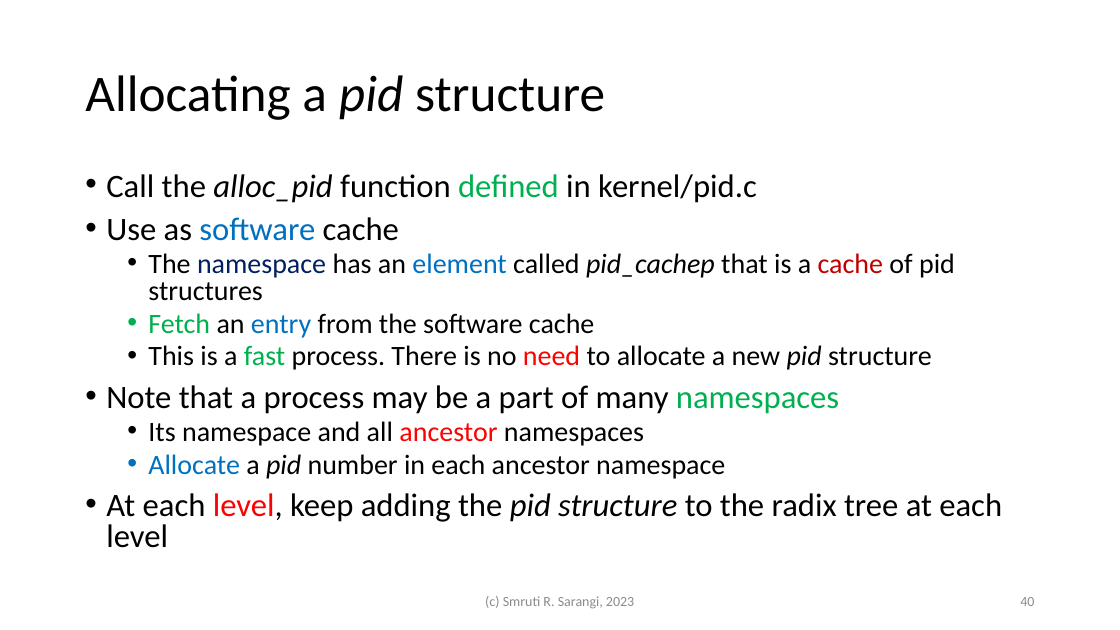
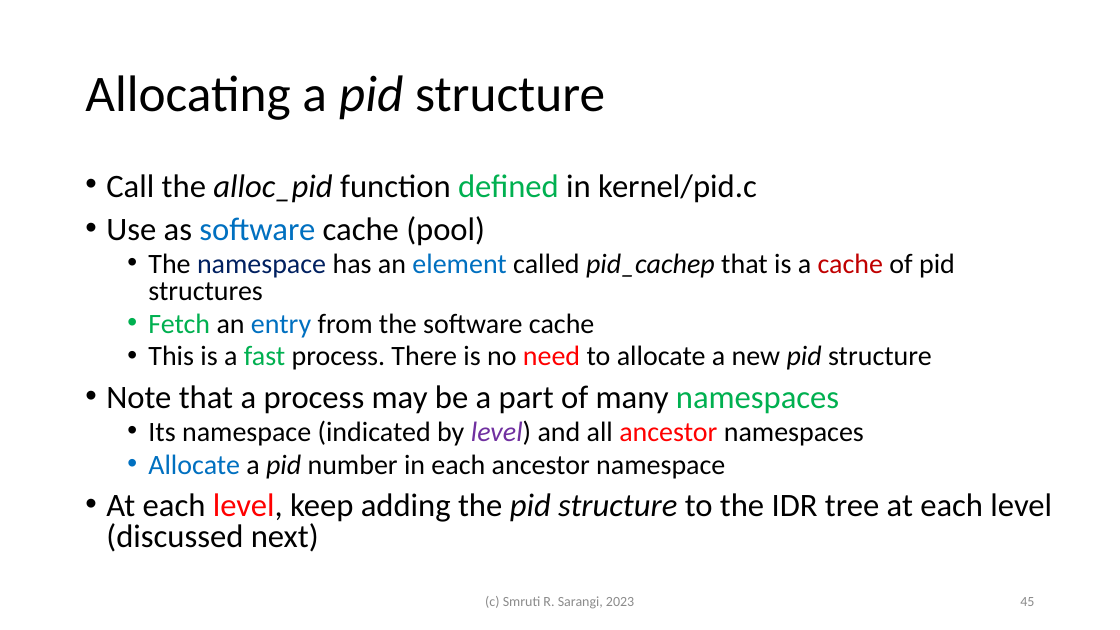
Before and after one commit to sarthak-panda/Sem6, a slide deck: slide 45 of COL331/LEC/3.processes.pptx (slide 40 before the commit). Drawn at 1120x630 pixels with LibreOffice and Linux fonts; fonts in the diff are those of the drawing. Boxes give left, top, right and bottom in pixels: in the first picture for what was removed or moved away, otherwise in the second. Text is boxed around its words. In the diff, an @@ line names an element or a change of style, - is before the commit and + after.

```diff
--- a/COL331/LEC/3.processes.pptx
+++ b/COL331/LEC/3.processes.pptx
@@ text at (106, 216, 485, 246): text changed @@
-• Use as software cache
+• Use as software cache (pool)
@@ text at (148, 420, 864, 446): text changed @@
-  • Its namespace and all ancestor namespaces
+  • Its namespace (indicated by level) and all ancestor namespaces
@@ text at (106, 493, 1052, 552): text changed @@
-• At each level, keep adding the pid structure to the radix tree at each level
+• At each level, keep adding the pid structure to the IDR tree at each level (discussed next)
@@ page number at (1020, 597, 1034, 606): text changed @@
-40
+45
```
Also in this commit, not shown: 34 other slides changed, 7 slides added, 2 slides removed, 13 other files.
